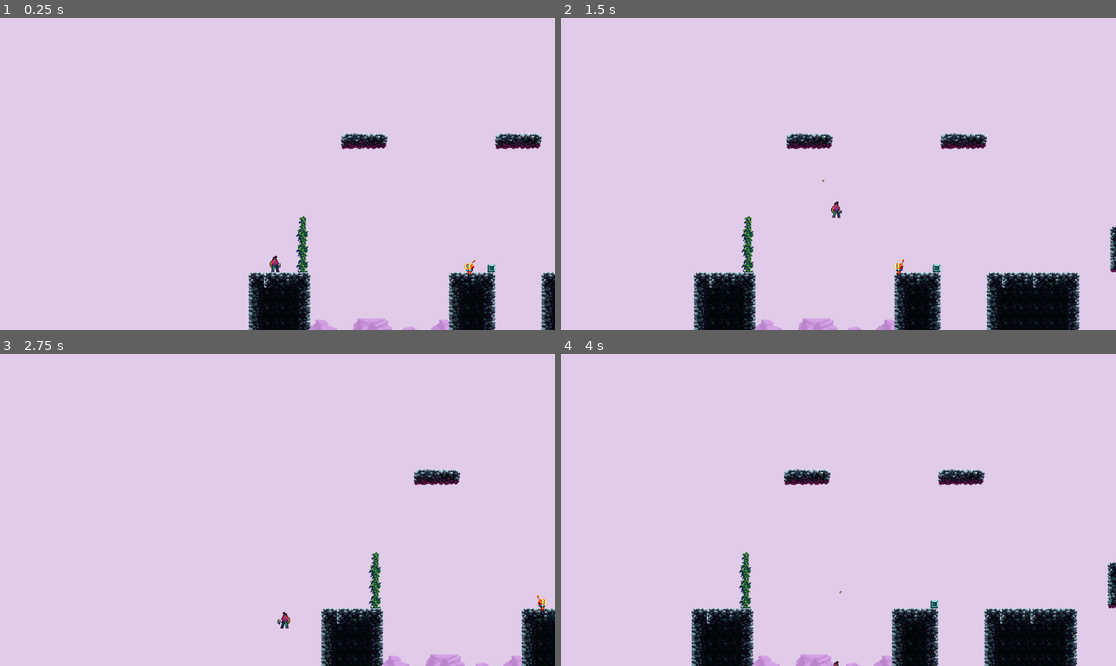
Above: before the commit, frames 1-4 (two rows, left to right).
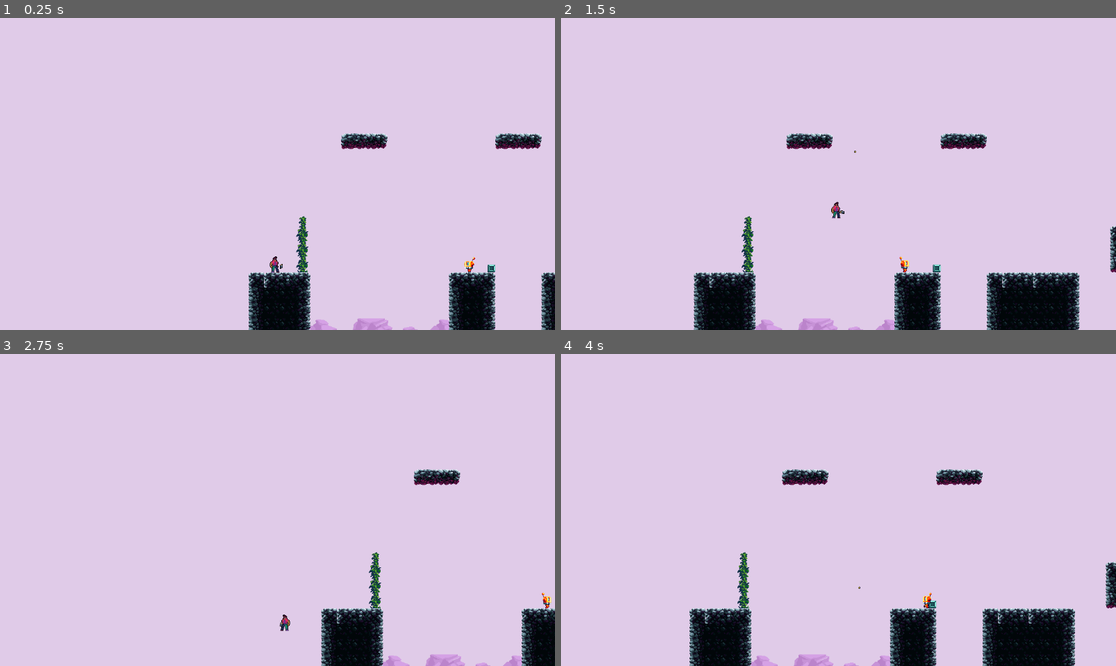
Above: after the commit, the same moments.

Repository: SamanAshoori/Godot_2D_Grapple_Game
Game: Godot game, scene res://Scenes/level_one.tscn
Two runs of this game, one before a commit and one after it. Both use one fixed random seed, a clock stepped at 60 frames per second and the inputs below.
Inputs (mouse positions are in pixels of both pictures, inside the frame that each line leads up to):
- Up to frame 1 (0.25 s): no input
- Up to frame 2 (1.5 s): move the mouse to (960, 158) at 0.52 s; hold D (move_right) from 0.53 s (still down); right-click (960, 158) at 0.6 s; tap Space (jump) at 0.77 s; move the mouse to (727, 189) at 1.27 s; click (727, 189) at 1.35 s
- Up to frame 3 (2.75 s): tap Space (jump) at 1.52 s; move the mouse to (333, 441) at 2.02 s; release D (move_right) at 2.03 s; hold A (move_left) from 2.03 s (still down); right-click (333, 441) at 2.1 s
- Up to frame 4 (4 s): move the mouse to (810, 572) at 2.77 s; release A (move_left) at 2.78 s; hold D (move_right) from 2.78 s (still down); click (810, 572) at 2.85 s; tap Space (jump) at 3.02, 3.77 s; move the mouse to (1005, 556) at 3.52 s; right-click (1005, 556) at 3.6 s

The runs differ from the first frame. In frame 1, 0.1% of the frame differs, in the area x 48-86%, y 76-83%; in frame 2, 0.1%; in frame 3, 0.2%; in frame 4, 3.7%, in the area x 23-100%, y 36-100%.

Commit message:
Fixed Minor Bugs
Gave enemy 2 hitboxes - one for collision and one for bullets

Diff:
--- a/Scenes/bullet.gd
+++ b/Scenes/bullet.gd
@@ -1,6 +1,6 @@
 extends Node2D
 
-const SPEED: int = 300
+const SPEED: int = 400
 
 func _process(delta: float) -> void:
 	position += transform.x * SPEED * delta
@@ -10,6 +10,11 @@
 	queue_free()
 
 
-func _on_area_2d_area_entered(area: Area2D) -> void:
-	area.get_parent().queue_free()
-	queue_free() # Replace with function body.
+
+func _on_area_2d_body_entered(body: Node2D) -> void:
+	if body.is_in_group('enemy'):
+		body.kill_enemy()
+		queue_free()
+
+	else:
+		queue_free() # Replace with function body. # Replace with function body.
--- a/Scenes/bullet.tscn
+++ b/Scenes/bullet.tscn
@@ -22,4 +22,5 @@
 scale = Vector2(3.4, 2.2)
 
 [connection signal="area_entered" from="Sprite2D/Area2D" to="." method="_on_area_2d_area_entered"]
+[connection signal="body_entered" from="Sprite2D/Area2D" to="." method="_on_area_2d_body_entered"]
 [connection signal="screen_exited" from="VisibleOnScreenNotifier2D" to="." method="_on_visible_on_screen_notifier_2d_screen_exited"]
--- a/Scenes/enemy.gd
+++ b/Scenes/enemy.gd
@@ -26,6 +26,8 @@
 	move_and_slide()
 
 
+func kill_enemy():
+	queue_free()
 
 func _on_area_2d_body_entered(body: Node2D) -> void:
 	if body.is_in_group('player'):
--- a/Scenes/enemy.tscn
+++ b/Scenes/enemy.tscn
@@ -123,9 +123,12 @@
 }]
 
 [sub_resource type="RectangleShape2D" id="RectangleShape2D_1f0kj"]
-size = Vector2(19, 26)
+size = Vector2(19, 33)
 
-[node name="enemy" type="CharacterBody2D"]
+[sub_resource type="RectangleShape2D" id="RectangleShape2D_afpow"]
+size = Vector2(17, 31)
+
+[node name="enemy" type="CharacterBody2D" groups=["enemy"]]
 script = ExtResource("1_afpow")
 
 [node name="AnimatedSprite2D" type="AnimatedSprite2D" parent="."]
@@ -136,10 +139,14 @@
 
 [node name="RayCast2D" type="RayCast2D" parent="."]
 
-[node name="Area2D" type="Area2D" parent="."]
+[node name="Area2D" type="Area2D" parent="." groups=["enemy"]]
 
-[node name="CollisionShape2D" type="CollisionShape2D" parent="Area2D"]
-position = Vector2(0.5, 2)
+[node name="CollisionShape2D" type="CollisionShape2D" parent="Area2D" groups=["enemy"]]
+position = Vector2(0.5, 0.5)
 shape = SubResource("RectangleShape2D_1f0kj")
 
+[node name="CollisionShape2D" type="CollisionShape2D" parent="."]
+position = Vector2(0.5, 0.5)
+shape = SubResource("RectangleShape2D_afpow")
+
 [connection signal="body_entered" from="Area2D" to="." method="_on_area_2d_body_entered"]
--- a/Scenes/player_node.tscn
+++ b/Scenes/player_node.tscn
@@ -7,7 +7,7 @@
 [ext_resource type="PackedScene" uid="uid://bt6e4a68hll7c" path="res://Scenes/gun.tscn" id="4_a8sby"]
 
 [sub_resource type="RectangleShape2D" id="RectangleShape2D_dm0xv"]
-size = Vector2(21, 34)
+size = Vector2(15, 28)
 
 [sub_resource type="AtlasTexture" id="AtlasTexture_67j28"]
 atlas = ExtResource("2_a8sby")
@@ -109,7 +109,7 @@
 script = ExtResource("1_dm0xv")
 
 [node name="CollisionShape2D" type="CollisionShape2D" parent="."]
-position = Vector2(-5.5, 6)
+position = Vector2(-6.5, 8)
 shape = SubResource("RectangleShape2D_dm0xv")
 
 [node name="Sprite2D" type="AnimatedSprite2D" parent="."]
@@ -141,6 +141,6 @@
 one_shot = true
 
 [node name="Gun" parent="." instance=ExtResource("4_a8sby")]
-position = Vector2(3, 10)
+position = Vector2(8, 10)
 
 [connection signal="timeout" from="Grapple_Controller/Timer" to="Grapple_Controller" method="_on_timer_timeout"]
--- a/project.godot
+++ b/project.godot
@@ -18,6 +18,7 @@
 [global_group]
 
 player="player_body"
+enemy=""
 
 [input]
 
Not shown: 1 places in Scenes/enemy.tscn that only renumber resources
